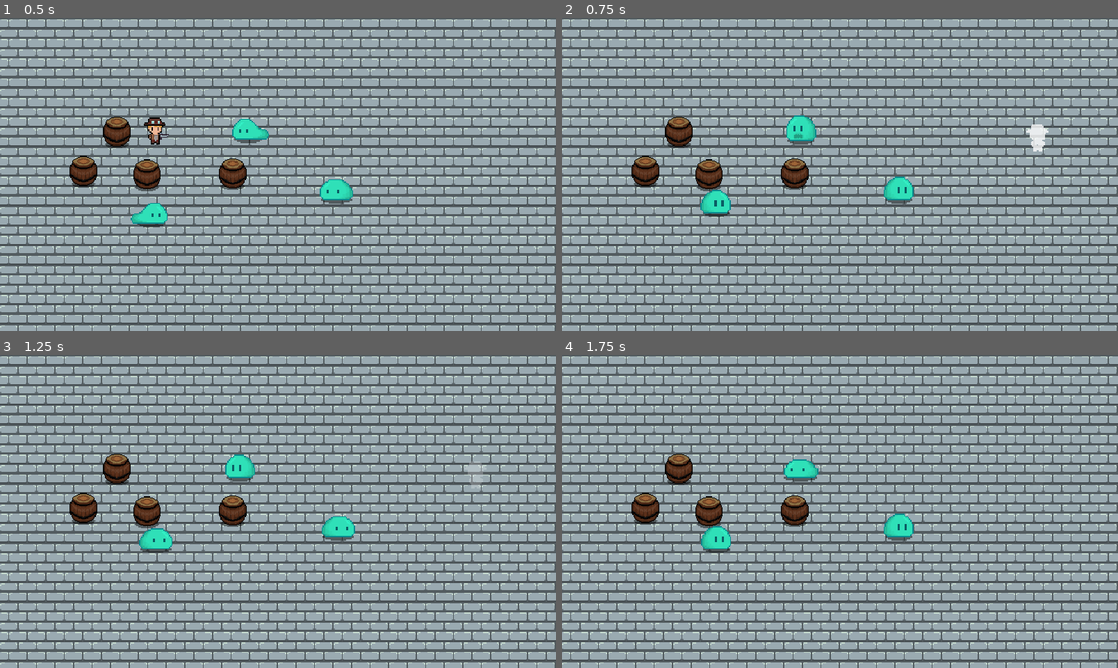
Above: before the commit, frames 1-4 (two rows, left to right).
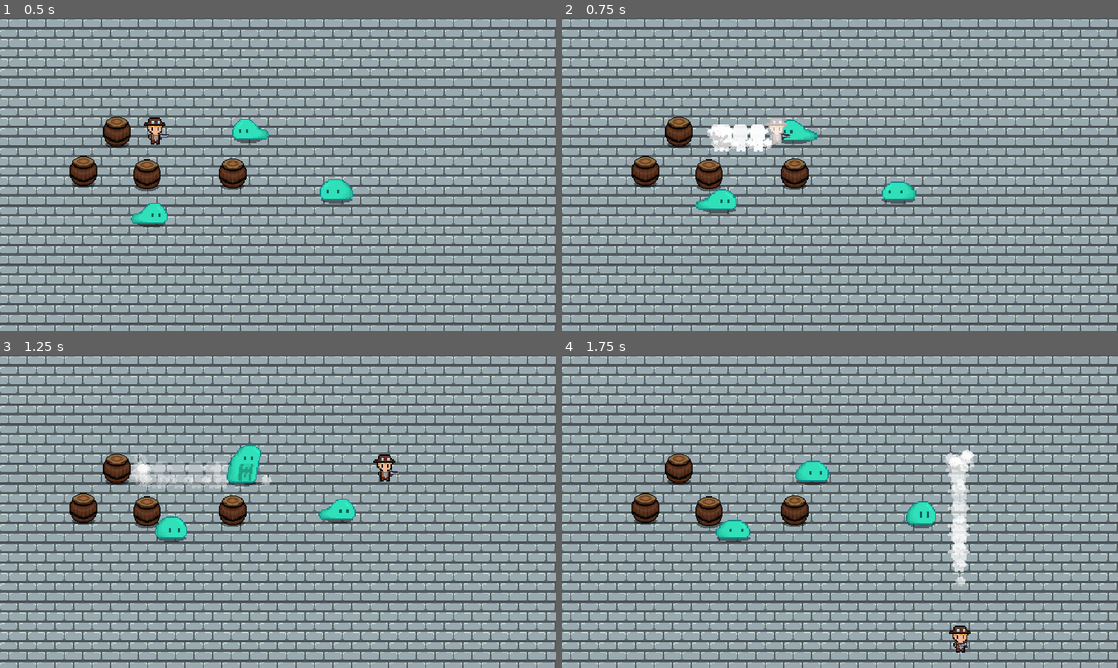
Above: after the commit, the same moments.

Repository: WAIWAI-PARTY/Life-after-people
Game: Godot game, scene res://World.tscn
Two runs of this game, one before a commit and one after it. Both use one fixed random seed, a clock stepped at 60 frames per second and the inputs below.
Inputs (mouse positions are in pixels of both pictures, inside the frame that each line leads up to):
- Up to frame 1 (0.5 s): no input
- Up to frame 2 (0.75 s): move the mouse to (962, 158) at 0.52 s; hold D (ui_right) from 0.53 s (still down); tap Shift (dash) at 0.6 s
- Up to frame 3 (1.25 s): keep holding D (ui_right)
- Up to frame 4 (1.75 s): move the mouse to (728, 527) at 1.27 s; release D (ui_right) at 1.28 s; hold S (ui_down) from 1.28 s (still down); tap Shift (dash) at 1.35 s

Frame 1 is identical in both runs. In frame 2, 2.0% of the frame differs, in the area x 23-88%, y 31-64%; in frame 3, 3.4%, in the area x 23-87%, y 28-64%; in frame 4, 3.2%.

Commit message:
dash fix

Diff:
--- a/Player/Player.gd
+++ b/Player/Player.gd
@@ -1,11 +1,13 @@
 extends KinematicBody2D
 
-export var maxSpeed = 250000
+export(int) var maxSpeed = 100
 
-const dash_speed = 800000
+export(int) var aclt = 800
+export(int) var frict = 1000
 const dash_duration = 0.2
 
 var stats = PlayerStats
+var velocity = Vector2.ZERO
 
 onready var sprite = $Sprite
 onready var hurtbox = $hurtbox
@@ -16,25 +18,22 @@
 
 
 func _process(delta):
-	var move_direction = get_move_direction()
+	var input_vector = Vector2.ZERO
+	input_vector.x = Input.get_action_strength("ui_right") - Input.get_action_strength("ui_left")
+	input_vector.y = Input.get_action_strength("ui_down") - Input.get_action_strength("ui_up")
+	input_vector = input_vector.normalized()
+	maxSpeed = 450 if dash.is_dashing() else 100
+	aclt = 10000 if dash.is_dashing() else 800
+	if Input.is_action_just_pressed("dash") && dash.can_dash && !dash.is_dashing():
+		dash.start_dash(sprite, dash_duration, input_vector)
 
-	if Input.is_action_just_pressed("dash") && dash.can_dash && !dash.is_dashing():
-		dash.start_dash(sprite, dash_duration, move_direction)
+	if input_vector != Vector2.ZERO:
+		velocity = velocity.move_toward(input_vector*maxSpeed, aclt*delta)
 
-	var speed = dash_speed if dash.is_dashing() else maxSpeed
-
-
-
-	var velocity = move_direction.normalized() * speed * delta
+	else:
+		velocity = velocity.move_toward(Vector2.ZERO, frict*delta)
+	print(velocity)
 	move_and_slide(velocity)
-
-
-func get_move_direction():
-	return Vector2(
-		int(Input.is_action_pressed("ui_right")) - int(Input.is_action_pressed("ui_left")),
-		int(Input.is_action_pressed("ui_down")) - int(Input.is_action_pressed("ui_up"))
-	)
-
 
 func _on_hurtbox_area_entered(area):
 	if dash.is_dashing(): return
